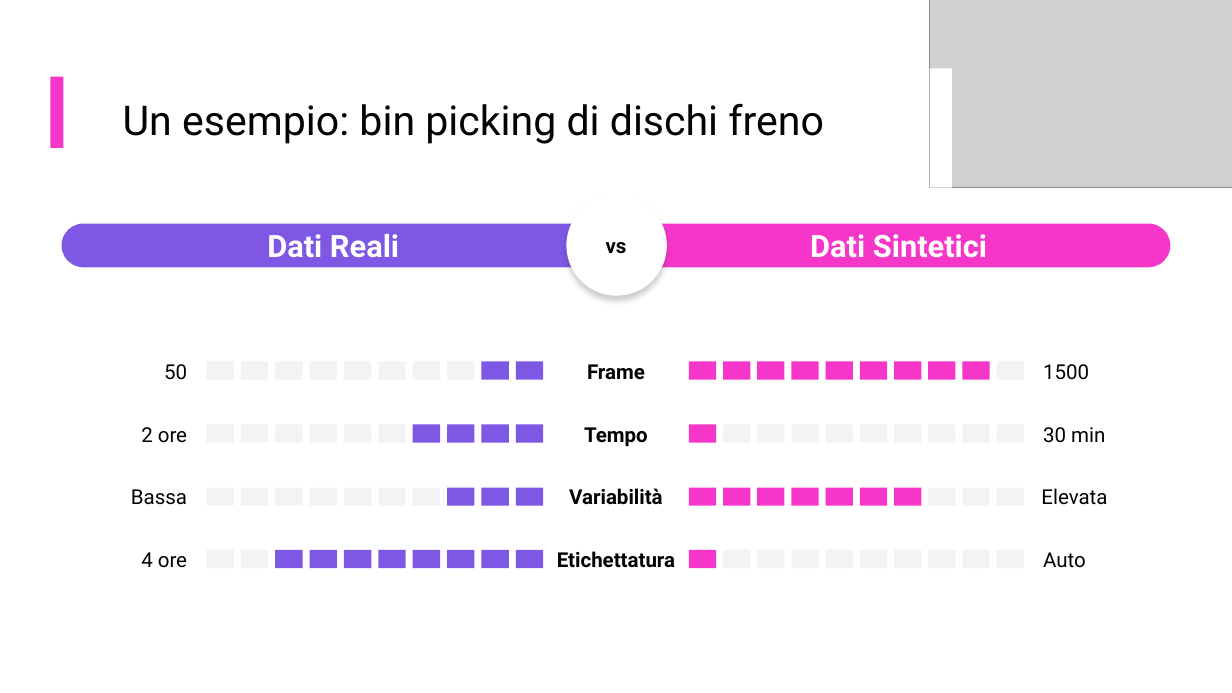
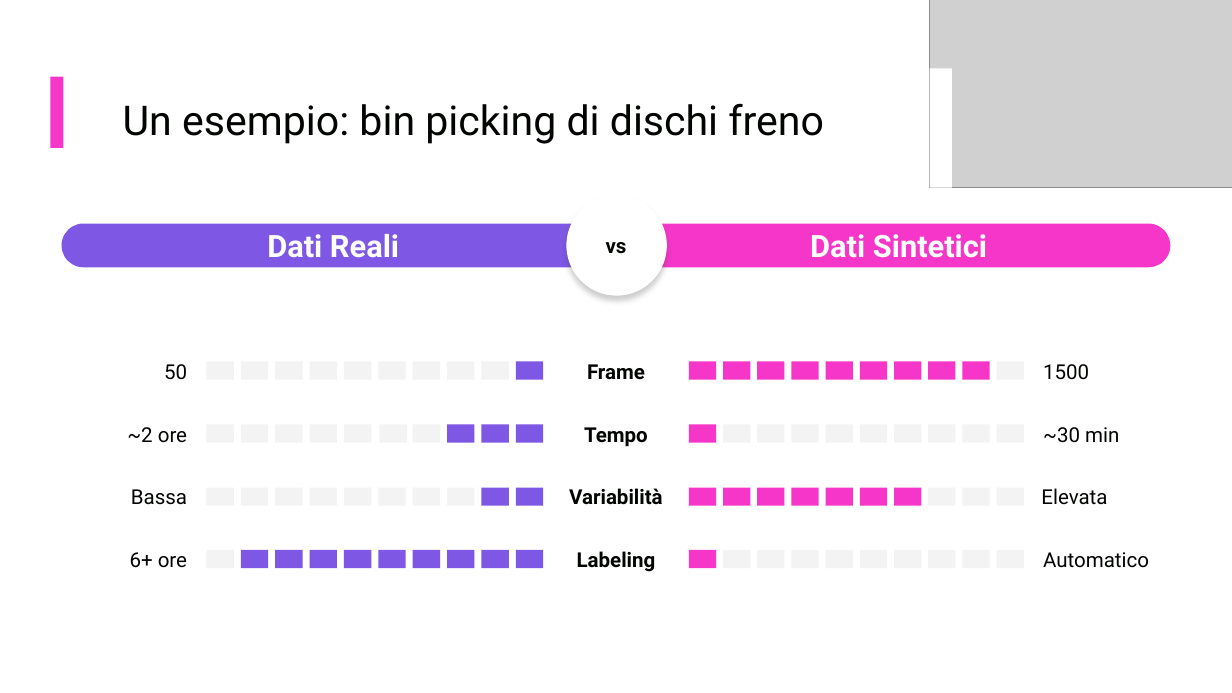
Before and after one commit to fcarne/yarc, a slide deck: slide 5 of docs/YARC.pptx. Drawn at 1232x693 pixels with LibreOffice and Linux fonts; fonts in the diff are those of the drawing; grey boxes stand for pictures. Boxes give left, top, right and bottom in pixels: in the first picture for what was removed or moved away, otherwise in the second. Text is boxed around its words. In the diff, an @@ line names an element or a change of style, - is before the commit and + after.

```diff
--- a/docs/YARC.pptx
+++ b/docs/YARC.pptx
@@ text at (x1=127, y1=427, x2=187, y2=443): text changed @@
-2 ore
+~2 ore
@@ text at (x1=1043, y1=427, x2=1119, y2=443): text changed @@
-30 min
+~30 min
@@ fill #7E57E4 to #F3F3F3 in 3 elements at (x1=482, y1=361, x2=509, y2=380), (x1=413, y1=424, x2=441, y2=443), (x1=447, y1=488, x2=475, y2=506) @@
@@ text at (x1=130, y1=552, x2=187, y2=568): text changed @@
-4 ore
+6+ ore
@@ rectangle at (x1=241, y1=550, x2=269, y2=568): fill #F3F3F3 to #7E57E4 @@
@@ text at (x1=577, y1=551, x2=656, y2=572): text changed @@
-Etichettatura
+Labeling
@@ text at (x1=1043, y1=552, x2=1149, y2=568): text changed @@
-Auto
+Automatico
```
Also in this commit, not shown: 1 other slide changed, 9 other files.
